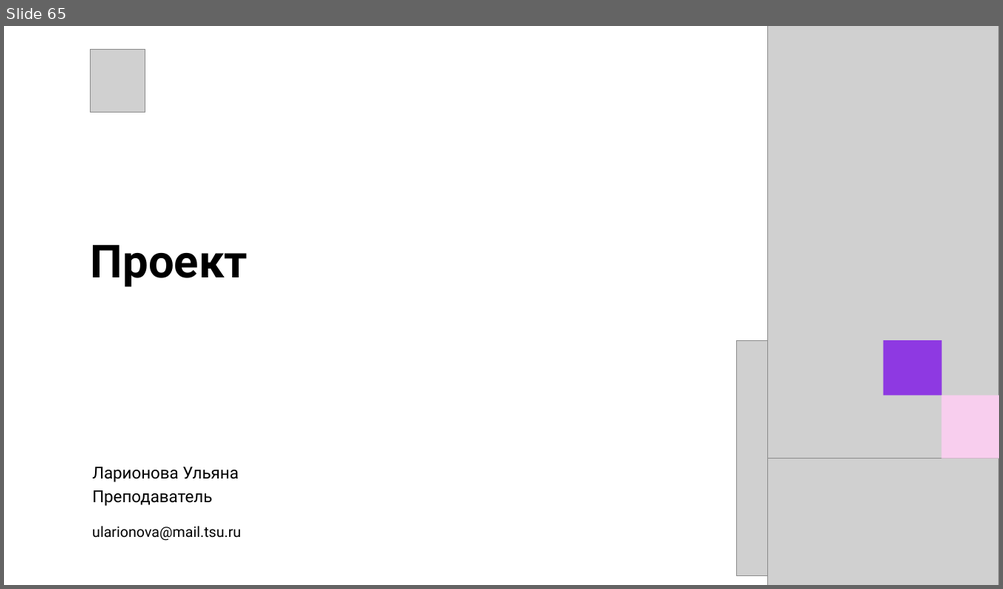
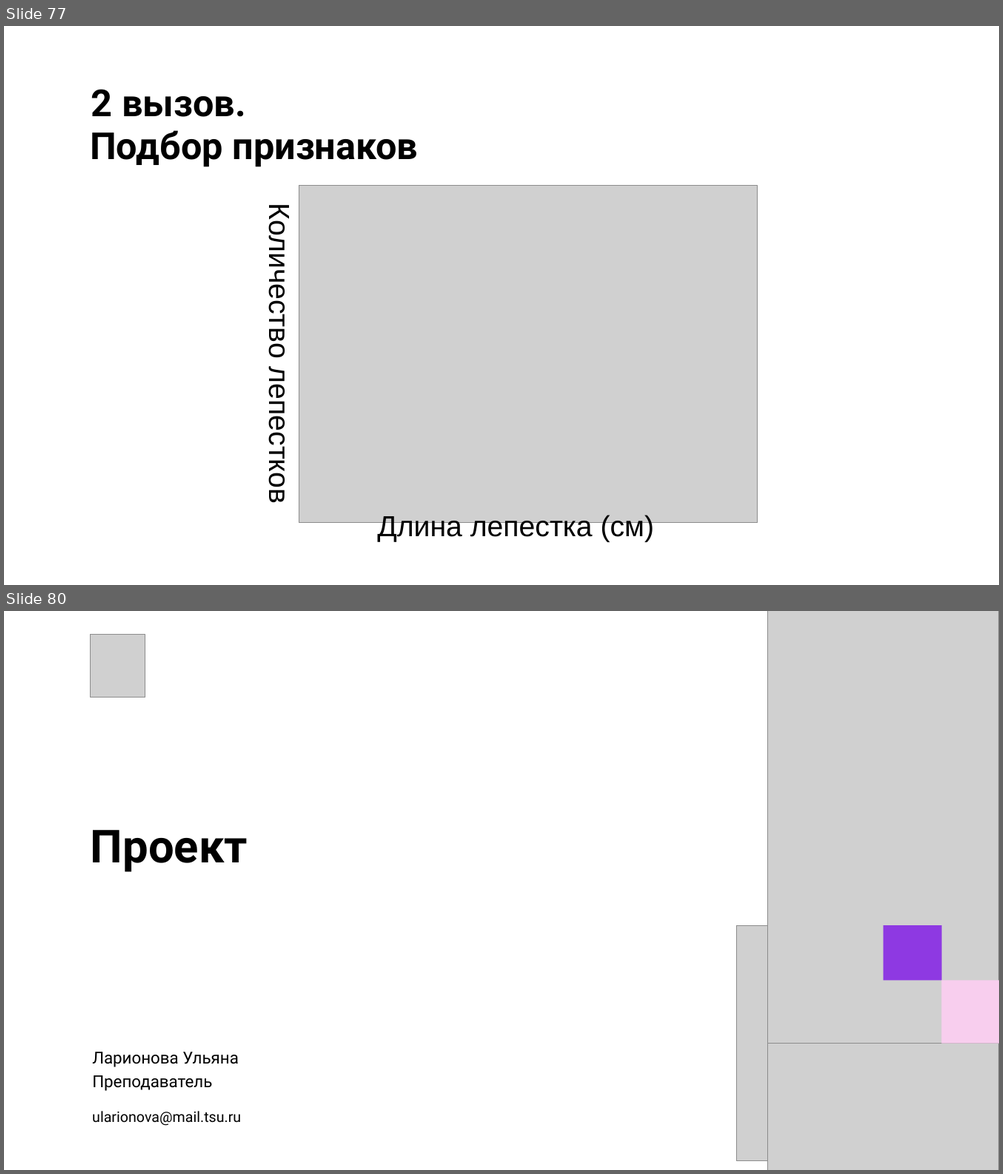
Before and after one commit to Ulatel/course_tsu_2026, a slide deck: Модуль 1. Введение в ML/1_Лекция.pptx. Shown one above the other, each under a label of ours: slide 65 before the commit, slides 77 and 80 after it; the slides between them are not shown. The pictures are 1003x589 and 1003x1174 pixels, drawn with LibreOffice and Linux fonts; fonts in the diff are those of the drawing; grey boxes stand for pictures; background and template pictures are left out. Boxes give left, top, right and bottom in pixels: in the first picture for what was removed or moved away, otherwise in the second. Text is boxed around its words. In the diff, an @@ line names an element or a change of style, - is before the commit and + after.

```diff
--- a/Модуль 1. Введение в ML/1_Лекция.pptx
+++ b/Модуль 1. Введение в ML/1_Лекция.pptx
@@ slide 77 added at bbox=[4, 26, 999, 585], background picture (left out) @@
@@ text added at bbox=[91, 89, 246, 117], 36 pt, text #000000, bold @@
+2 вызов.
@@ text added at bbox=[90, 130, 418, 167], 36 pt, text #000000, bold @@
+Подбор признаков
@@ picture added at bbox=[299, 186, 757, 524] @@
@@ text added at bbox=[263, 219, 296, 500], 28 pt, text #000000 @@
+Количество лепестков
@@ text added at bbox=[377, 515, 654, 543], 28 pt, text #000000 @@
+Длина лепестка (см)
@@ what was slide 65 is now slide 80 @@
```
Also in this commit, not shown: 2 slides changed, 14 other slides added.
